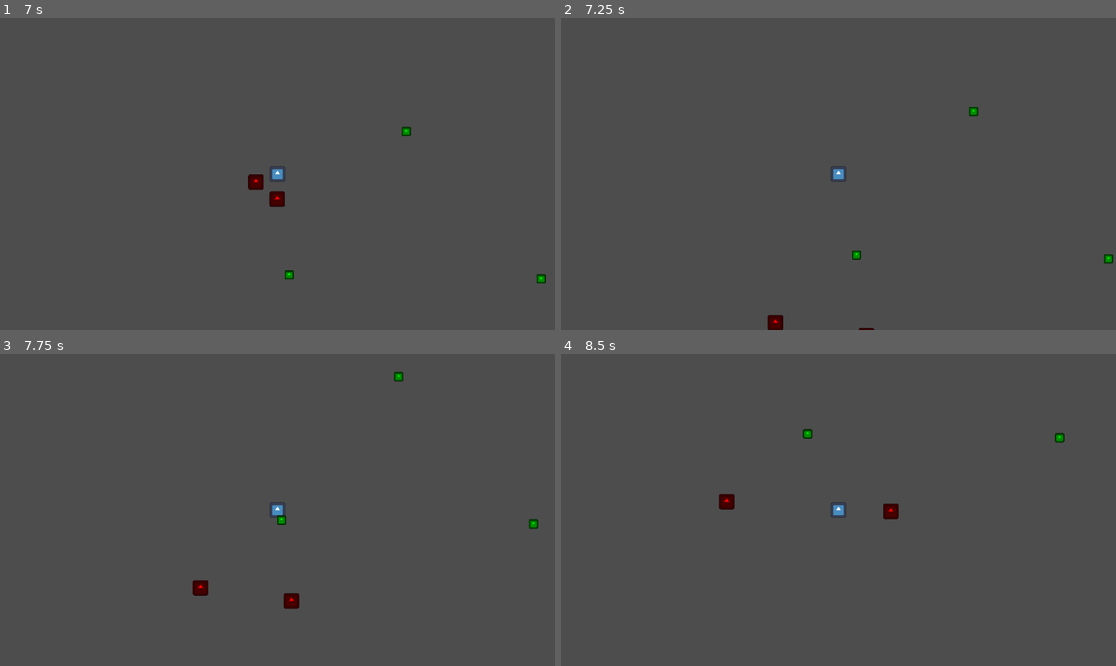
Above: before the commit, frames 1-4 (two rows, left to right).
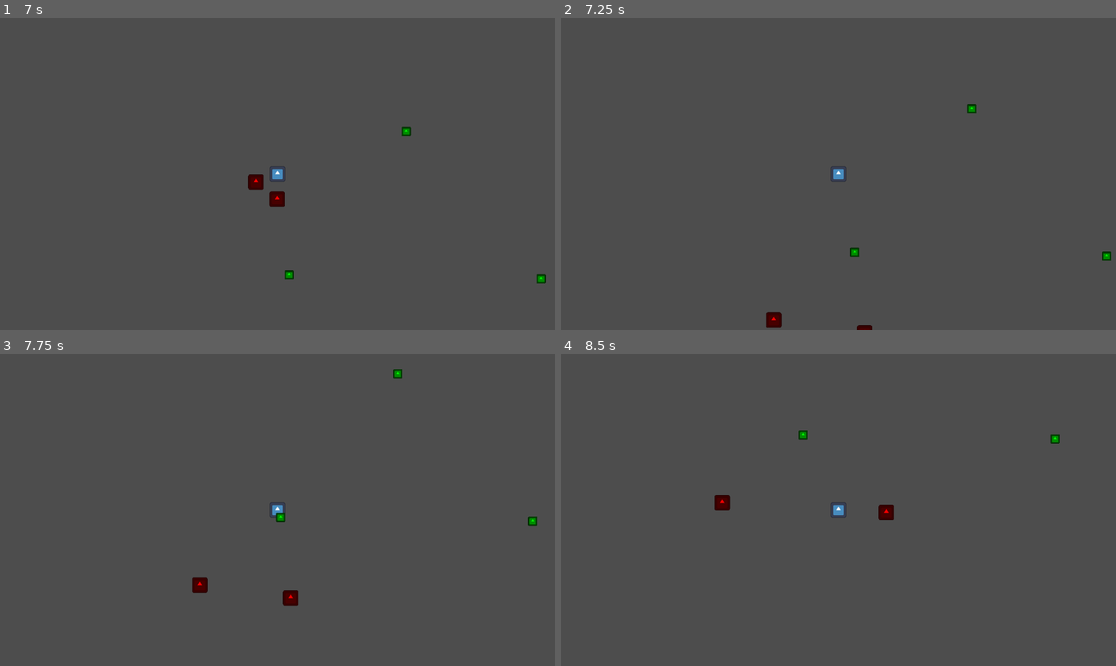
Above: after the commit, the same moments.

Repository: Andrushka130/BehaviorTreeGodot
Game: Godot game, scene res://BT_Example/main.tscn
The game is run twice, just before and just after one commit, with the same random seed, the same clock (stepped at 60 frames per second) and the same inputs. The engine's default icon, where the game draws it, is replaced by a stand-in: a white triangle on a blue panel in a dark square.
Inputs:
- Up to frame 1 (7 s): no input
- Up to frame 2 (7.25 s): no input
- Up to frame 3 (7.75 s): no input
- Up to frame 4 (8.5 s): no input

Frame 1 is identical in both runs. In frame 2, 0.3% of the frame differs, in the area x 36-100%, y 27-100%; in frame 3, 0.3%; in frame 4, 0.4%, in the area x 27-91%, y 24-54%.

Commit message:
added area for sight range

Diff:
--- a/BT_Example/npc.tscn
+++ b/BT_Example/npc.tscn
@@ -15,18 +15,21 @@
 [ext_resource type="Script" path="res://BT_Example/actions/LoadPatrolPoint.gd" id="13_rkf1i"]
 
 [sub_resource type="RectangleShape2D" id="RectangleShape2D_5pkc4"]
-size = Vector2(120, 118)
+size = Vector2(128, 128)
+
+[sub_resource type="CircleShape2D" id="CircleShape2D_re5cq"]
+radius = 250.0
 
 [node name="npc" type="CharacterBody2D"]
-scale = Vector2(0.25, 0.25)
 motion_mode = 1
 script = ExtResource("1_1aj0b")
 
 [node name="Sprite2D" type="Sprite2D" parent="."]
+scale = Vector2(0.25, 0.25)
 texture = ExtResource("2_3tgvk")
 
 [node name="CollisionShape2D" type="CollisionShape2D" parent="."]
-position = Vector2(0, -1)
+scale = Vector2(0.25, 0.25)
 shape = SubResource("RectangleShape2D_5pkc4")
 
 [node name="Camera2D" type="Camera2D" parent="."]
@@ -35,6 +38,10 @@
 process_callback = 0
 wait_time = 2.0
 one_shot = true
+
+[node name="ViewRadius" type="CollisionShape2D" parent="."]
+shape = SubResource("CircleShape2D_re5cq")
+disabled = true
 
 [node name="BehaviorTree" type="Node" parent="."]
 script = ExtResource("3_fafi2")
Not shown: 1 places in BT_Example/npc.tscn that only renumber resources
